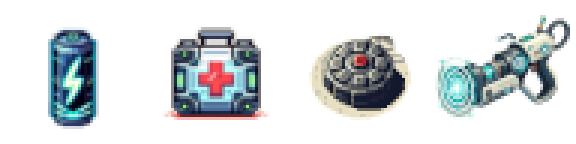
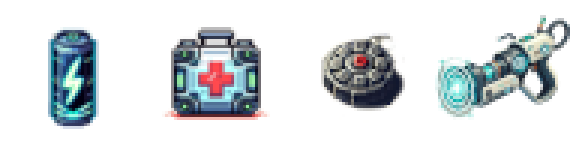
Before/after of a w=576, h=144 layered artwork. What changed in the layer stack:
painted on "landmine.png" over [309, 30, 411, 120]
